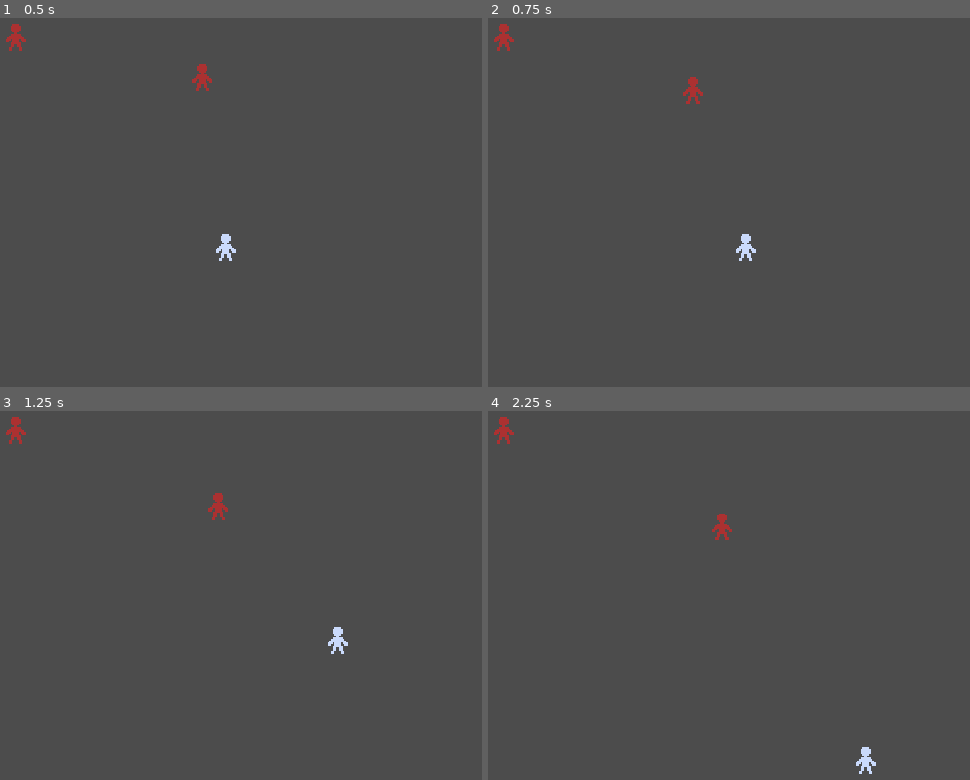
Above: before the commit, frames 1-4 (two rows, left to right).
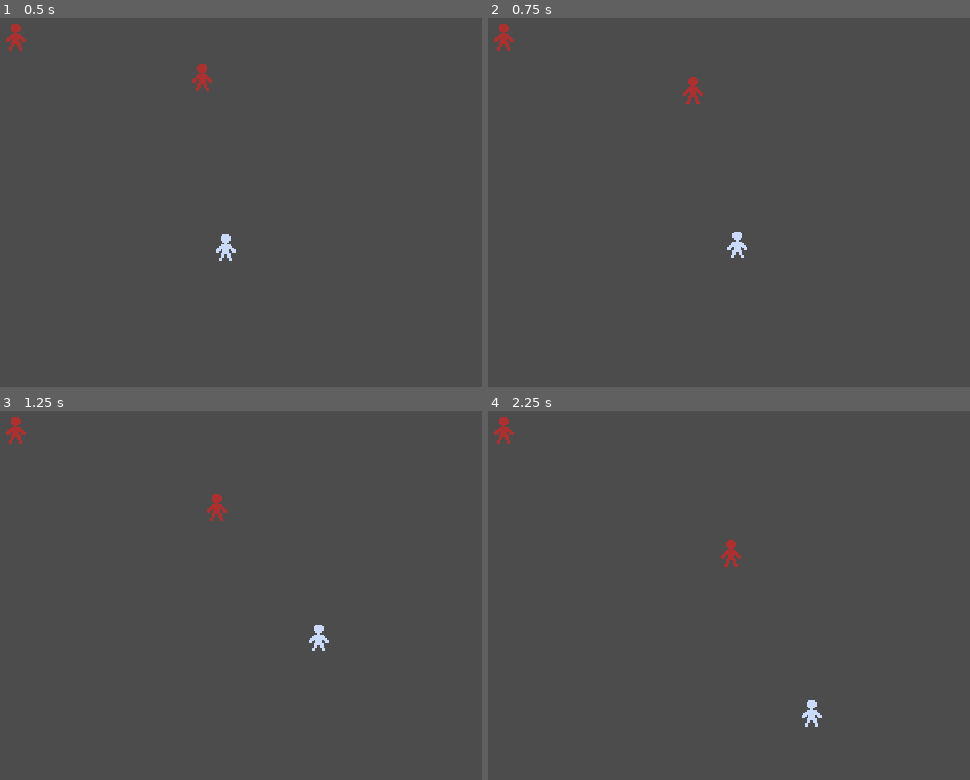
Above: after the commit, the same moments.

Repository: svntax/LD44-YLIC
Game: Godot game, scene res://Scenes/gameplay.tscn
Same seed, same stepped clock (60 frames per second), same inputs: the game is played once before the commit and once after it.
Inputs (mouse positions are in pixels of both pictures, inside the frame that each line leads up to):
- Up to frame 1 (0.5 s): no input
- Up to frame 2 (0.75 s): move the mouse to (902, 209) at 0.52 s; hold D (MOVE_RIGHT) from 0.53 s (still down); click (902, 209) at 0.6 s
- Up to frame 3 (1.25 s): keep holding D (MOVE_RIGHT)
- Up to frame 4 (2.25 s): move the mouse to (565, 661) at 1.27 s; release D (MOVE_RIGHT) at 1.28 s; hold S (MOVE_DOWN) 1.28-2.03 s; click (565, 661) at 1.35 s; move the mouse to (806, 499) at 2.02 s; hold D (MOVE_RIGHT) from 2.03 s (still down); click (806, 499) at 2.1 s

Frame 1 is identical in both runs. In frame 2, 0.2% of the frame differs, in the area x 49-56%, y 57-66%; in frame 3, 0.4%; in frame 4, 0.6%, in the area x 46-81%, y 27-99%.

Commit message:
Add basic slash/melee attack

Diff:
--- a/Scenes/player.tscn
+++ b/Scenes/player.tscn
@@ -1,12 +1,45 @@
-[gd_scene load_steps=5 format=2]
+[gd_scene load_steps=8 format=2]
 
 [ext_resource path="res://Scripts/player_controls.gd" type="Script" id=1]
 [ext_resource path="res://Sprites/player_front.png" type="Texture" id=2]
+[ext_resource path="res://Sprites/slash_effect.png" type="Texture" id=3]
 
 [sub_resource type="RectangleShape2D" id=1]
 extents = Vector2( 8, 8 )
 
 [sub_resource type="RectangleShape2D" id=2]
+
+[sub_resource type="RectangleShape2D" id=3]
+extents = Vector2( 10, 6 )
+
+[sub_resource type="Animation" id=4]
+resource_name = "slash_anim"
+length = 0.2
+step = 0.05
+tracks/0/type = "value"
+tracks/0/path = NodePath("SlashPivot/SlashArea/SlashSprite:position")
+tracks/0/interp = 1
+tracks/0/loop_wrap = true
+tracks/0/imported = false
+tracks/0/enabled = true
+tracks/0/keys = {
+"times": PoolRealArray( 0, 0.05 ),
+"transitions": PoolRealArray( 1, 1 ),
+"update": 0,
+"values": [ Vector2( 0, 0 ), Vector2( 0, -3 ) ]
+}
+tracks/1/type = "value"
+tracks/1/path = NodePath("SlashPivot/SlashArea/SlashSprite:visible")
+tracks/1/interp = 1
+tracks/1/loop_wrap = true
+tracks/1/imported = false
+tracks/1/enabled = true
+tracks/1/keys = {
+"times": PoolRealArray( 0, 0.1 ),
+"transitions": PoolRealArray( 1, 1 ),
+"update": 1,
+"values": [ true, false ]
+}
 
 [node name="Player" type="KinematicBody2D" groups=[
 "Players",
@@ -27,6 +60,23 @@
 [node name="CollisionShape2D" type="CollisionShape2D" parent="Area2D"]
 shape = SubResource( 2 )
 
+[node name="SlashPivot" type="Node2D" parent="."]
+
+[node name="SlashArea" type="Area2D" parent="SlashPivot"]
+position = Vector2( 0, -14 )
+
+[node name="SlashSprite" type="Sprite" parent="SlashPivot/SlashArea"]
+visible = false
+position = Vector2( 0, -3 )
+texture = ExtResource( 3 )
+
+[node name="CollisionShape2D" type="CollisionShape2D" parent="SlashPivot/SlashArea"]
+shape = SubResource( 3 )
+
+[node name="AttackAnimationPlayer" type="AnimationPlayer" parent="."]
+anims/slash_anim = SubResource( 4 )
+
 [connection signal="timeout" from="DamageTimer" to="." method="_on_DamageTimer_timeout"]
 [connection signal="body_entered" from="Area2D" to="." method="_on_Area2D_body_entered"]
 [connection signal="body_exited" from="Area2D" to="." method="_on_Area2D_body_exited"]
+[connection signal="animation_finished" from="AttackAnimationPlayer" to="." method="_on_AttackAnimationPlayer_animation_finished"]
--- a/Scripts/player_controls.gd
+++ b/Scripts/player_controls.gd
@@ -1,13 +1,23 @@
 extends KinematicBody2D
 
-onready var health = Globals.CURRENT_HEALTH
-onready var walkSpeed = 96
-onready var walkVel = Vector2()
+onready var health : int = Globals.CURRENT_HEALTH
+onready var walkSpeed : float = 96
+onready var attackDashSpeed : float = 8
+onready var walkVel : Vector2 = Vector2()
 
-onready var enemyCount = 0
+onready var slashPivot = get_node("SlashPivot")
+onready var attackAnimPlayer : AnimationPlayer = get_node("AttackAnimationPlayer")
+
+onready var enemyCount : int = 0
+
+enum State {NORMAL, ATTACK}
+onready var currentState = State.NORMAL
 
 func _ready():
     pass
+
+func changeState(newState):
+    currentState = newState
 
 func takeDamage(amount):
     health -= amount
@@ -17,7 +27,13 @@
         #TODO death
         print("Player is dead!")
 
+func updateSlashPivot():
+    if not currentState == State.ATTACK:
+        var pivotAngle : float = slashPivot.global_position.angle_to_point(get_global_mouse_position())
+        slashPivot.set_global_rotation(pivotAngle - deg2rad(90))
+
 func _process(delta):
+    updateSlashPivot()
     pass
 
 func _physics_process(delta):
@@ -25,19 +41,32 @@
     walkVel.y = 0
 
     if(Input.is_action_pressed("MOVE_LEFT")):
-        walkVel.x = -walkSpeed
+        walkVel.x += -walkSpeed
     if(Input.is_action_pressed("MOVE_RIGHT")):
-        walkVel.x = walkSpeed
+        walkVel.x += walkSpeed
     if(Input.is_action_pressed("MOVE_UP")):
-        walkVel.y = -walkSpeed
+        walkVel.y += -walkSpeed
     if(Input.is_action_pressed("MOVE_DOWN")):
-        walkVel.y = walkSpeed
+        walkVel.y += walkSpeed
 
-    self.move_and_slide(walkVel)
+    if (currentState == State.NORMAL) and Input.is_action_just_pressed("ATTACK"):
+        walkVel.x = 0
+        walkVel.y = 0
+        attackAnimPlayer.play("slash_anim")
+        changeState(State.ATTACK)
 
-    if Input.is_action_just_pressed("ATTACK"):
-        var clickPos = get_global_mouse_position()
-        print(clickPos)
+        var clickPos : Vector2 = get_global_mouse_position()
+        var moveVector : Vector2 = (clickPos - global_position).normalized() * attackDashSpeed
+        self.set_global_position(self.global_position + moveVector)
+
+    if currentState == State.ATTACK:
+        for body in slashPivot.get_node("SlashArea").get_overlapping_bodies():
+            if body.is_in_group("Enemies"):
+                print("Enemy hit" + str(body))
+                body.queue_free()
+
+    if currentState == State.NORMAL:
+        self.move_and_slide(walkVel)
 
 func _on_Area2D_body_entered(body):
     if body.is_in_group("Enemies"):
@@ -54,3 +83,8 @@
 
 func _on_DamageTimer_timeout():
     self.takeDamage(2) #TODO damage amount specific to enemy?
+
+
+func _on_AttackAnimationPlayer_animation_finished(anim_name):
+    if anim_name == "slash_anim":
+        changeState(State.NORMAL)
Binary file added: Sprites/slash_effect.png
Not shown, added: Sprites/slash_effect.png.import
